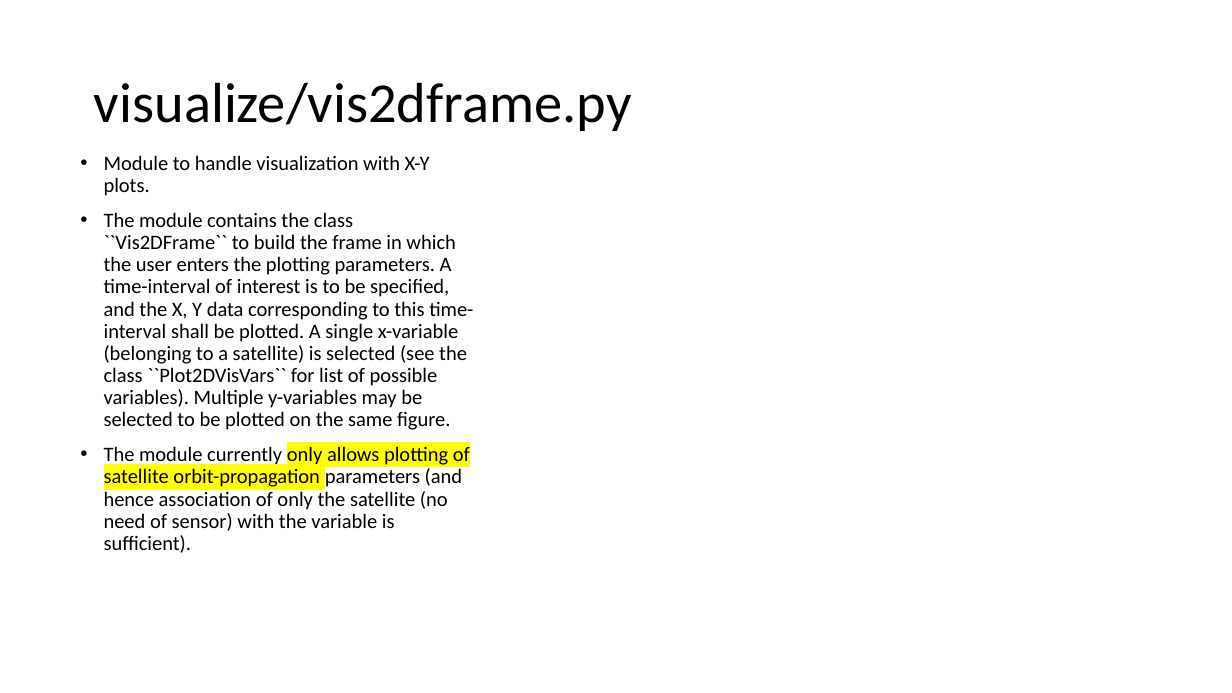
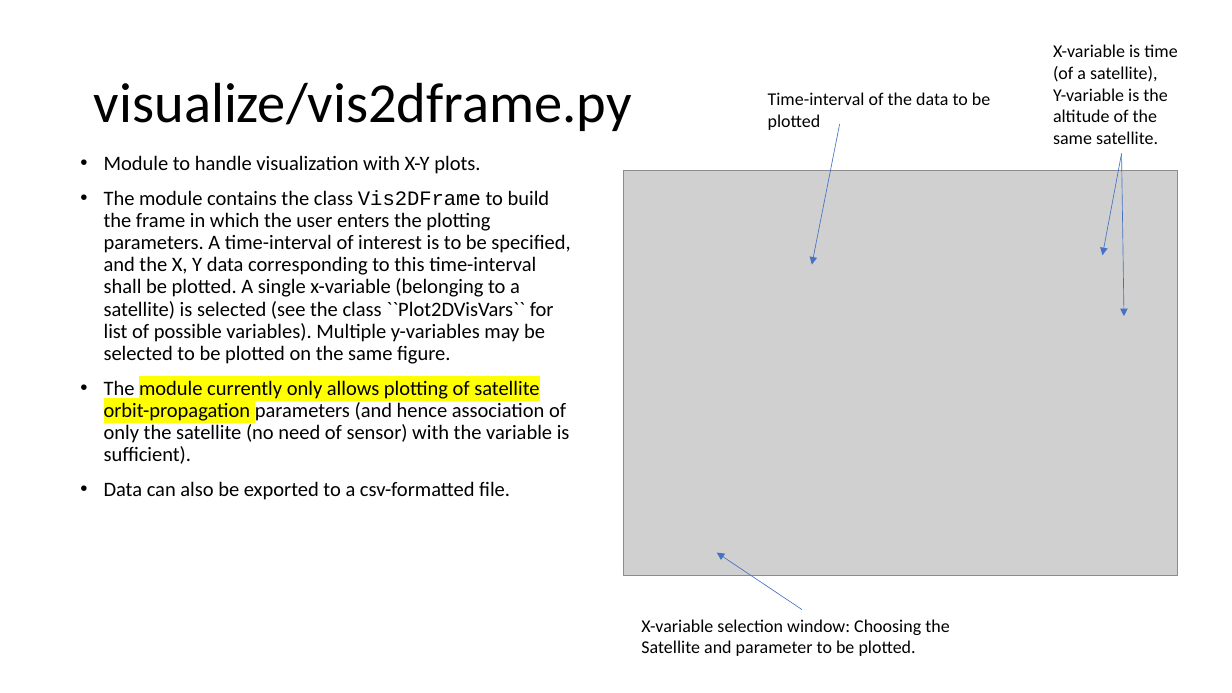
Before and after one commit to EarthObservationSimulator/eosim-gui, a slide deck: slide 10 of docs/codebase_description.pptx. Drawn at 1232x693 pixels with LibreOffice and Linux fonts; fonts in the diff are those of the drawing; grey boxes stand for pictures. Boxes give left, top, right and bottom in pixels: in the first picture for what was removed or moved away, otherwise in the second. Text is boxed around its words. In the diff, an @@ line names an element or a change of style, - is before the commit and + after.

```diff
--- a/docs/codebase_description.pptx
+++ b/docs/codebase_description.pptx
@@ text added at box(1053, 44, 1177, 144), 14 pt, text #000000 @@
+X-variable is time (of a satellite),
+Y-variable is the altitude of the same satellite.
@@ text added at box(768, 92, 990, 130), 14 pt, text #000000 @@
+Time-interval of the data to be plotted
@@ arrow added from (840, 124) to (812, 264), #4472C4 0.5 pt @@
@@ picture added at box(624, 171, 1178, 576) @@
@@ arrow added from (1122, 153) to (1103, 255), #4472C4 0.5 pt @@
@@ arrow added from (1122, 153) to (1124, 316), #4472C4 0.5 pt @@
@@ text at box(104, 190, 570, 364): text changed @@
-• The module contains the class ``Vis2DFrame`` to build the frame in which the user enters the plotting parameters. A time-interval of interest is to be specified, and the X, Y data corresponding to this time-interval shall be plotted. A single x-variable (belonging to a satellite) is selected (see the class ``Plot2DVisVars`` for list of possible variables). Multiple y-variables may be selected to be plotted on the same figure.
+• The module contains the class Vis2DFrame to build the frame in which the user enters the plotting parameters. A time-interval of interest is to be specified, and the X, Y data corresponding to this time-interval shall be plotted. A single x-variable (belonging to a satellite) is selected (see the class ``Plot2DVisVars`` for list of possible variables). Multiple y-variables may be selected to be plotted on the same figure.
@@ text at box(104, 380, 570, 464): highlight none to #FFFF00 in "module currently" @@
@@ text at box(104, 481, 510, 500): paragraph added @@
+• Data can also be exported to a csv-formatted file.
@@ arrow added from (802, 610) to (717, 553), #4472C4 0.5 pt @@
@@ text added at box(641, 619, 949, 656), 14 pt, text #000000 @@
+X-variable selection window: Choosing the Satellite and parameter to be plotted.
```
Also in this commit, not shown: 1 other slide changed, 1 slide added, 2 other files.
